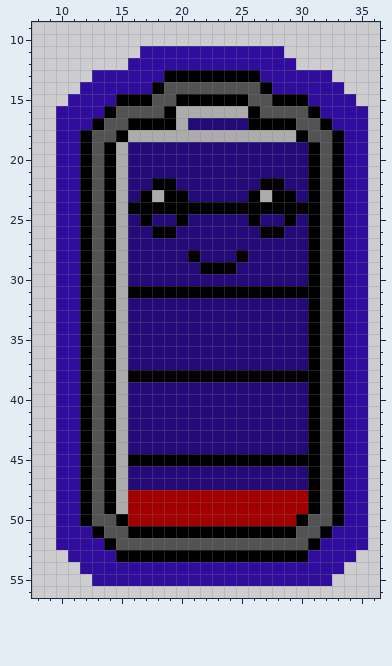
Two versions of one sprite sheet, assets/screen/battery_empty.png. The picture above was drawn from the file before the commit.
The file is 45x67 pixels. Shown: x 8..36, y 9..56.
The result:
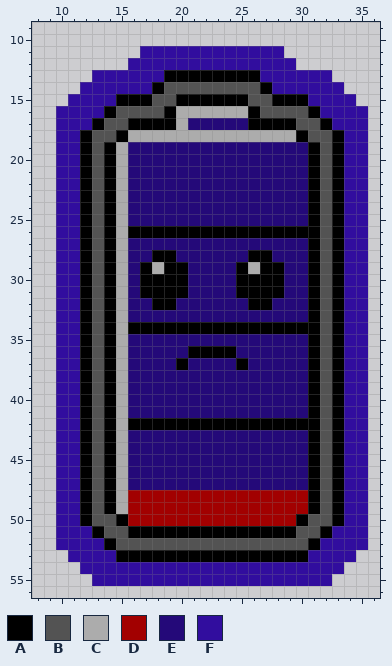
Palette (. is transparent): A #000000  B #535353  C #acacac  D #a20000  E #240979  F #310d9e
The exact change:
@@ x 14..32 @@
 21 ACEEEEEEEEEEEEEEEAB
-22 ACEEAAEEEEEEEAAEEAB
-23 ACEACAAEEEEEACAAEAB
-24 ACAAAAAAAAAAAAAAAAB
-25 ACEAEEAEEEEEAEEAEAB
-26 ACEEAAEEEEEEEAAEEAB
+22 ACEEEEEEEEEEEEEEEAB
+23 ACEEEEEEEEEEEEEEEAB
+24 ACEEEEEEEEEEEEEEEAB
+25 ACEEEEEEEEEEEEEEEAB
+26 ACAAAAAAAAAAAAAAAAB
 27 ACEEEEEEEEEEEEEEEAB
-28 ACEEEEEAEEEAEEEEEAB
-29 ACEEEEEEAAAEEEEEEAB
-30 ACEEEEEEEEEEEEEEEAB
-31 ACAAAAAAAAAAAAAAAAB
-32 ACEEEEEEEEEEEEEEEAB
+28 ACEEAAEEEEEEAAEEEAB
+29 ACEACAAEEEEACAAEEAB
+30 ACEAAAAEEEEAAAAEEAB
+31 ACEAAAAEEEEAAAAEEAB
+32 ACEEAAEEEEEEAAEEEAB
 33 ACEEEEEEEEEEEEEEEAB
-34 ACEEEEEEEEEEEEEEEAB
+34 ACAAAAAAAAAAAAAAAAB
 35 ACEEEEEEEEEEEEEEEAB
-36 ACEEEEEEEEEEEEEEEAB
-37 ACEEEEEEEEEEEEEEEAB
-38 ACAAAAAAAAAAAAAAAAB
+36 ACEEEEEAAAAEEEEEEAB
+37 ACEEEEAEEEEAEEEEEAB
+38 ACEEEEEEEEEEEEEEEAB
 39 ACEEEEEEEEEEEEEEEAB
@@ x 14..32 @@
 41 ACEEEEEEEEEEEEEEEAB
-42 ACEEEEEEEEEEEEEEEAB
+42 ACAAAAAAAAAAAAAAAAB
 43 ACEEEEEEEEEEEEEEEAB
 44 ACEEEEEEEEEEEEEEEAB
-45 ACAAAAAAAAAAAAAAAAB
+45 ACEEEEEEEEEEEEEEEAB
 46 ACEEEEEEEEEEEEEEEAB
Boxes around the changes in both pictures, in picture pixels (x1, y1, x2, y2):
changed: (128, 178, 308, 382)
changed: (128, 418, 308, 466)
